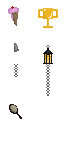
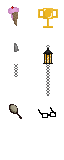
Two versions of the same layered image (64×160). Layer-by-layer changes:
added group "Item 4" with 1 layers above "Item 3" over left=38, top=107, right=56, bottom=118
added layer "Layer 4" in group "Item 4" over left=38, top=107, right=56, bottom=118
